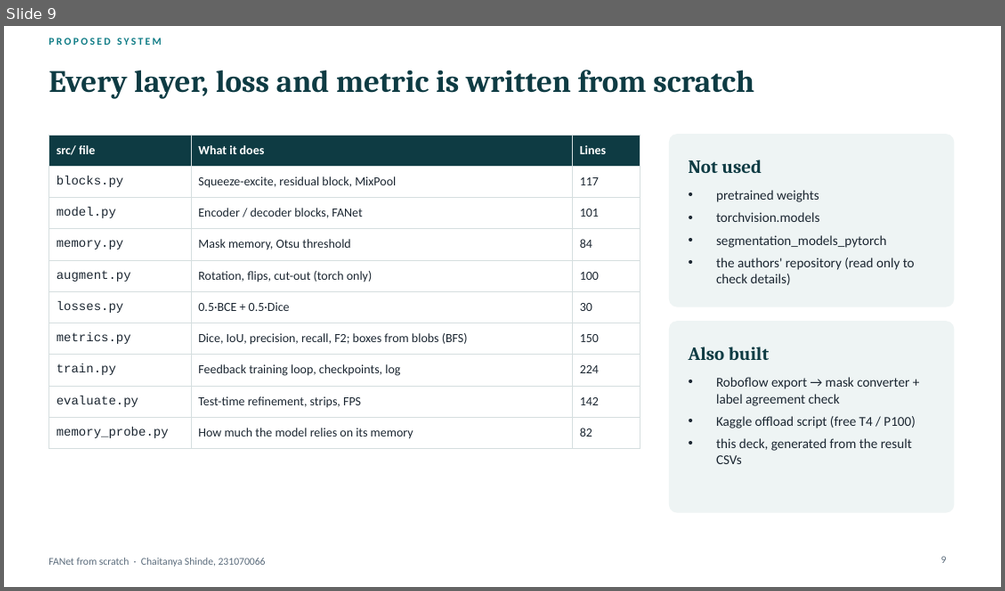
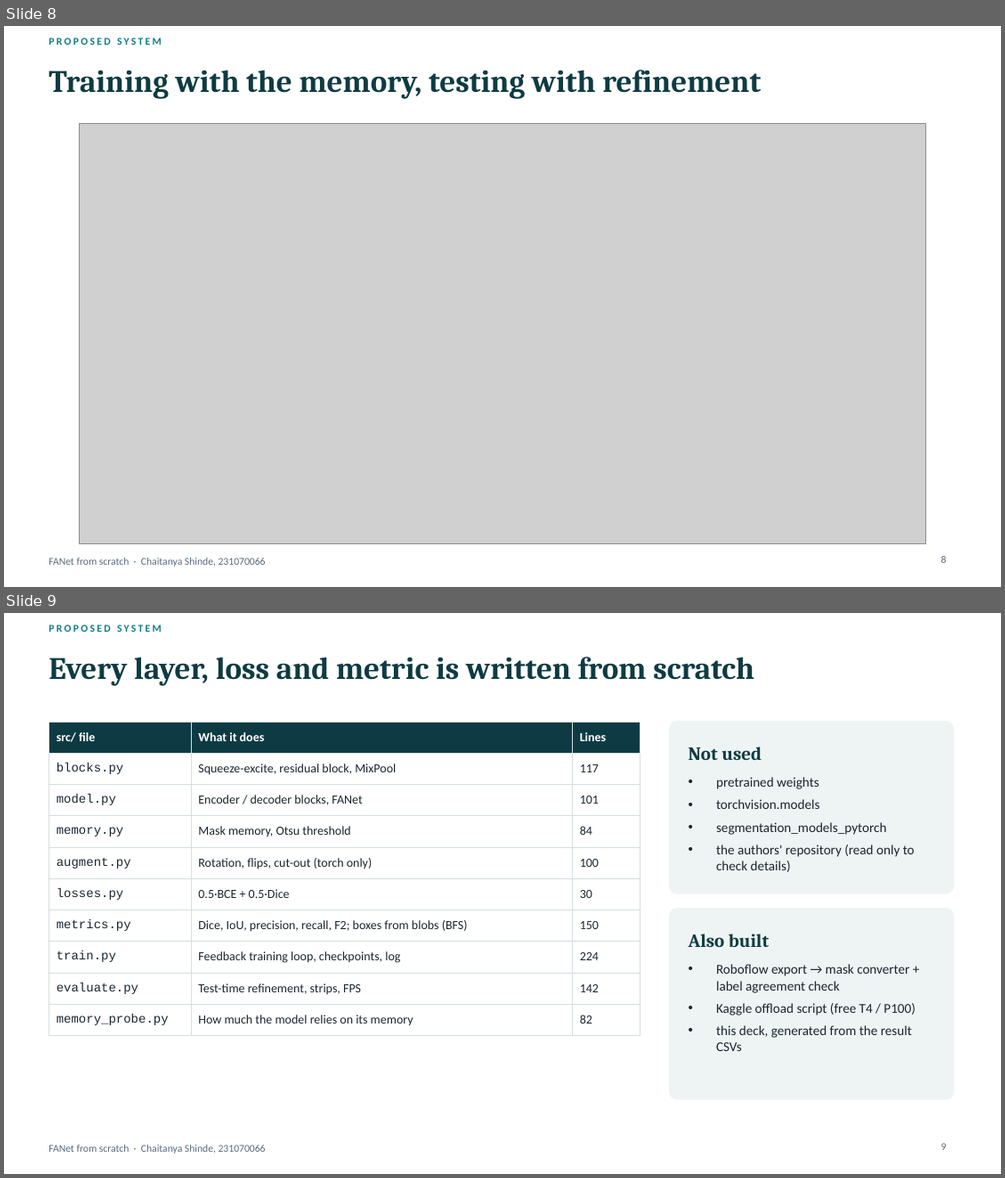
Before and after one commit to Chaitanya-666/DLproject, a slide deck: presentation/FANet_ChaitanyaShinde_231070066.pptx. Shown one above the other, each under a label of ours: slide 9 before the commit, slides 8 and 9 after it. The pictures are 1005x591 and 1005x1178 pixels, drawn with LibreOffice and Linux fonts; fonts in the diff are those of the drawing; grey boxes stand for pictures. Boxes give left, top, right and bottom in pixels: in the first picture for what was removed or moved away, otherwise in the second. Text is boxed around its words. In the diff, an @@ line names an element or a change of style, - is before the commit and + after.

Commit message:
Paper-style diagrams (architecture with every layer and shape, SE-Residual + MixPool blocks, training/testing loop, data pipeline) on slides 6-8 and 10, in the report (15 pp, layer and parameter table) and the 101 guide; slide-8 augmentation wording fixed (cutout is image only)

```diff
--- a/presentation/FANet_ChaitanyaShinde_231070066.pptx
+++ b/presentation/FANet_ChaitanyaShinde_231070066.pptx
@@ slide 8 added at (4, 26, 1001, 587), background #FFFFFF; not listed: 1 template element that a slide beside it also shows @@
@@ text added at (48, 38, 162, 45), 10 pt, text #0F7C86, bold @@
+PROPOSED SYSTEM
@@ title added at (48, 70, 760, 99), 30 pt, text #0E3B43, bold @@
+Training with the memory, testing with refinement
@@ picture added at (79, 123, 926, 543) @@
@@ page number added at (941, 556, 947, 563), 10 pt, text #5A6B7B @@
+8
```
Also in this commit, not shown: 2 slides changed, 1 other slide added, 2 slides removed, 43 other files.
